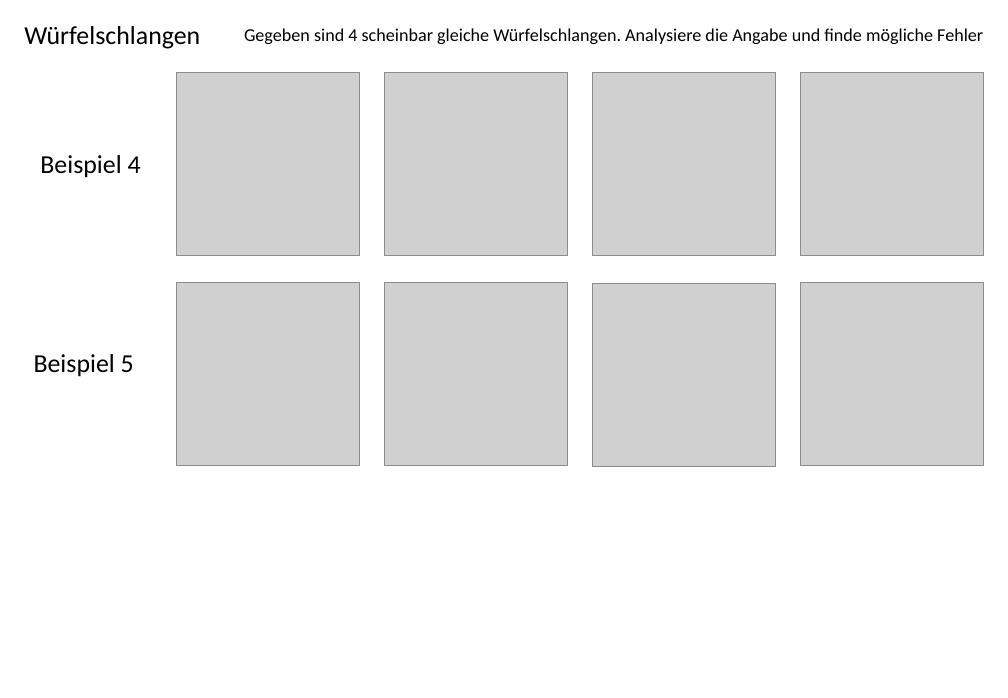
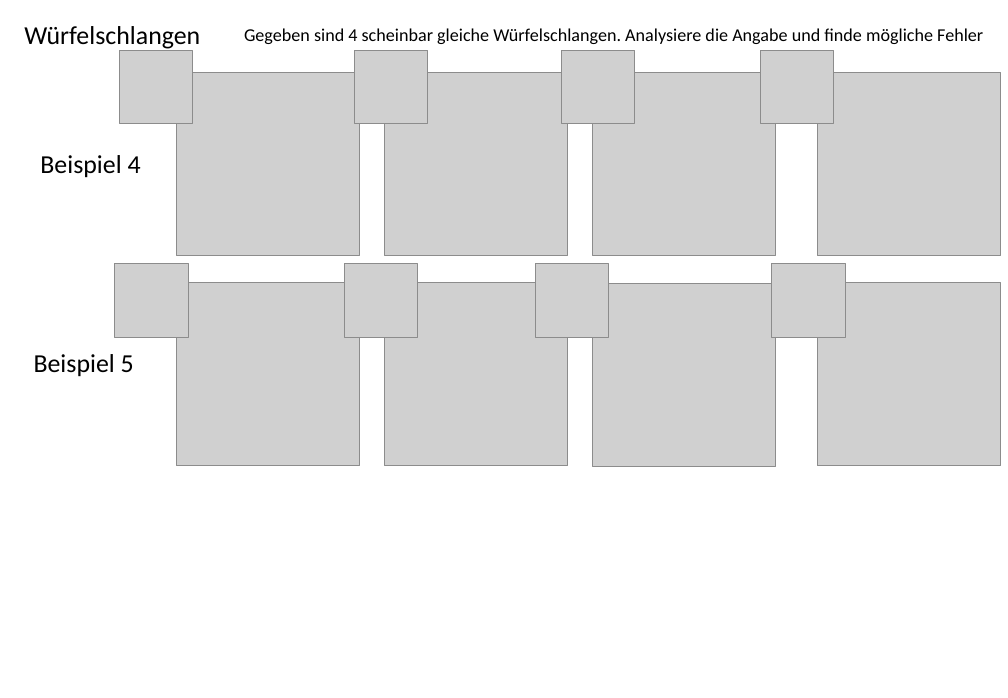
Before and after one commit to Ivvey/ARGeometry, a slide deck: slide 2 of Wurfelschlangen/Beispiele.pptx. Drawn at 1008x698 pixels with LibreOffice and Linux fonts; fonts in the diff are those of the drawing; grey boxes stand for pictures. Boxes give left, top, right and bottom in pixels: in the first picture for what was removed or moved away, otherwise in the second. Text is boxed around its words. In the diff, an @@ line names an element or a change of style, - is before the commit and + after.

```diff
--- a/Wurfelschlangen/Beispiele.pptx
+++ b/Wurfelschlangen/Beispiele.pptx
@@ picture added at (x1=119, y1=50, x2=193, y2=124) @@
@@ picture added at (x1=355, y1=50, x2=428, y2=124) @@
@@ picture added at (x1=562, y1=50, x2=636, y2=124) @@
@@ picture added at (x1=760, y1=50, x2=834, y2=124) @@
@@ picture moved from (x1=800, y1=73, x2=984, y2=256) to (x1=818, y1=73, x2=1001, y2=256) @@
@@ picture added at (x1=115, y1=264, x2=189, y2=338) @@
@@ picture added at (x1=344, y1=264, x2=418, y2=338) @@
@@ picture added at (x1=535, y1=264, x2=609, y2=338) @@
@@ picture added at (x1=773, y1=264, x2=846, y2=338) @@
@@ picture moved from (x1=800, y1=283, x2=984, y2=466) to (x1=818, y1=283, x2=1001, y2=466) @@
```
Also in this commit, not shown: 1 other slide changed, 25 other files.
